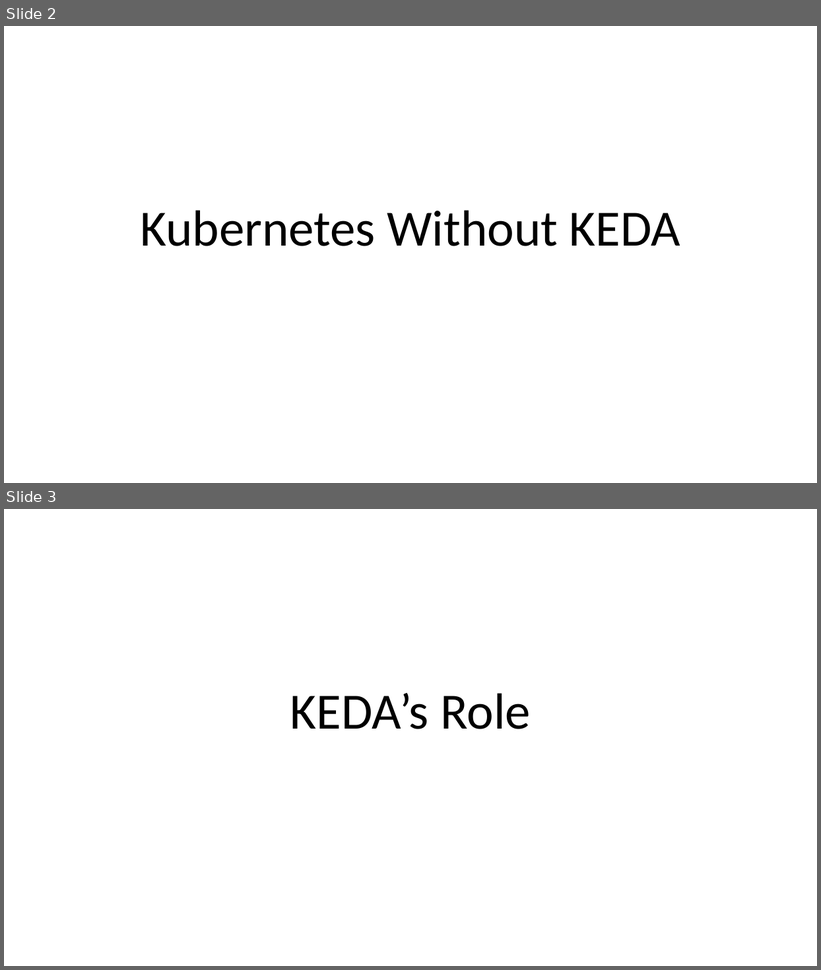
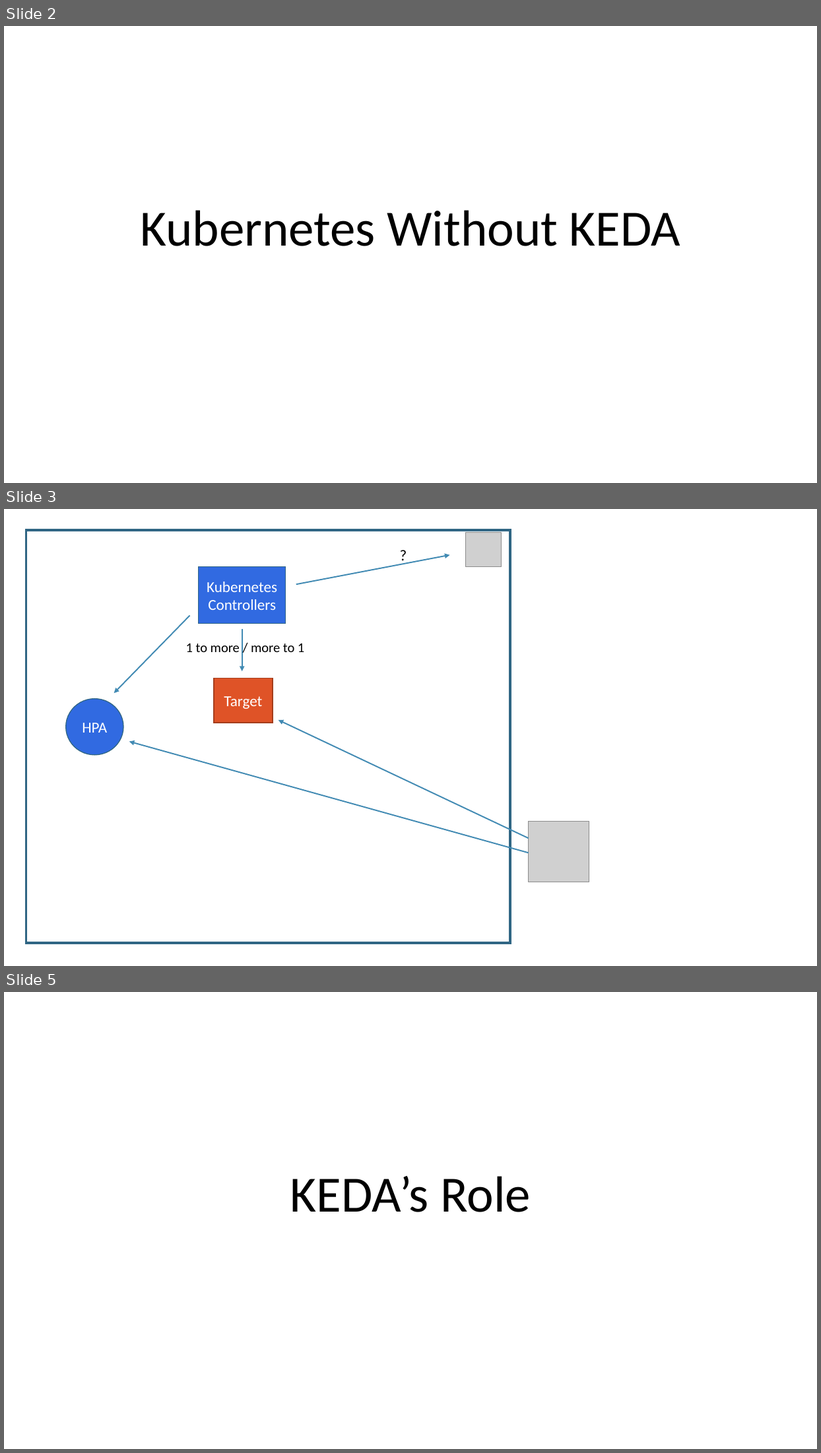
Before and after one commit to eashi/keda-workshop, a slide deck: preso.pptx. Shown one above the other, each under a label of ours: slides 2 and 3 before the commit, slides 2, 3 and 5 after it; the slides between them are not shown. The pictures are 821x970 and 821x1453 pixels, drawn with LibreOffice and Linux fonts; fonts in the diff are those of the drawing; grey boxes stand for pictures. Boxes give left, top, right and bottom in pixels: in the first picture for what was removed or moved away, otherwise in the second. Text is boxed around its words. In the diff, an @@ line names an element or a change of style, - is before the commit and + after.

```diff
--- a/preso.pptx
+++ b/preso.pptx
@@ slide 3 added at (4, 509, 817, 966), background #FFFFFF @@
@@ rectangle added at (26, 529, 510, 943), outline #306684 3 pt @@
@@ text added at (394, 543, 413, 567), 18 pt, text #000000 @@
+?
@@ picture added at (466, 532, 502, 567) @@
@@ rectangle added at (199, 567, 286, 624), fill #316AE1, outline #306684 1 pt, 18 pt, text #FFFFFF @@
+Kubernetes Controllers
@@ arrow added from (296, 585) to (450, 555), #418AB3 1.5 pt @@
@@ arrow added from (190, 616) to (114, 693), #418AB3 1.5 pt @@
@@ text added at (186, 643, 304, 652), 16 pt, text #000000 @@
+1 to more / more to 1
@@ arrow added from (242, 629) to (242, 671), #418AB3 1.5 pt @@
@@ rectangle added at (214, 679, 273, 723), fill #DF5327, outline #A53D1D 1 pt, 18 pt, text #FFFFFF @@
+Target
@@ ellipse added at (65, 698, 123, 755), fill #316AE1, outline #306684 1 pt, 18 pt, text #FFFFFF @@
+HPA
@@ arrow added from (529, 838) to (279, 720), #418AB3 1.5 pt @@
@@ arrow added from (529, 853) to (129, 742), #418AB3 1.5 pt @@
@@ picture added at (529, 821, 589, 883) @@
@@ what was slide 3 is now slide 5 @@
```
Also in this commit, not shown: 3 other slides added.
